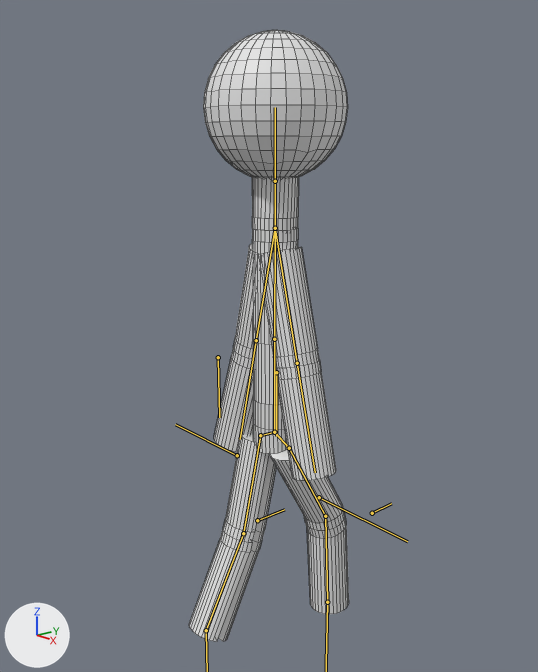
Renders of the Blender file project_bouncy_boi/Assets/Models/Stickman.blend from each side of a commit.
Rendered twice from a camera (50 mm lens) standing at (4.89, -4.31, 4.64) and looking at (-0.07, -0.01, 2.89). The axes (+X, +Y, +Z) are drawn at lower left. The lights are the same throughout. Both versions are drawn at frame 15 of the action 'Walk'; the numbers are the values there. The bones that bend it are drawn over the model as lines. Mesh edges are drawn as thin lines.
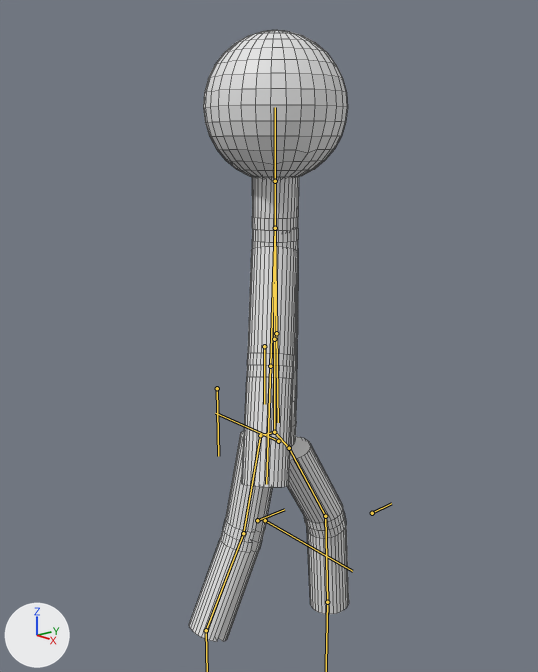
Where the change shows, as pixel boxes (x1, y1, x2, y2) in the pictures (538 x 672 px):
'Cylinder', posed
    both: (189, 30, 349, 642)
bone 'IKArmR', root to tip
    before: (319, 497) to (407, 541)
    after: (265, 520) to (352, 571)
bone 'IKArmL', root to tip
    before: (237, 455) to (175, 424)
    after: (278, 441) to (215, 413)

Patch to the scene script:
```diff
--- a/project_bouncy_boi/Assets/Models/Stickman.blend.py
+++ b/project_bouncy_boi/Assets/Models/Stickman.blend.py
@@ bone_ikarmr @@
 bone_ikarmr = bpy.data.objects['Armature'].pose.bones['IKArmR']
-bone_ikarmr.location = (-0.02, -1.79, -2.49)
+bone_ikarmr.location = (0.62, -1.79, -2.49)
@@ bone_ikarml @@
 bone_ikarml = bpy.data.objects['Armature'].pose.bones['IKArmL']
-bone_ikarml.location = (0.0, -1.92, -2.46)
+bone_ikarml.location = (0.55, -1.92, -2.46)
```
